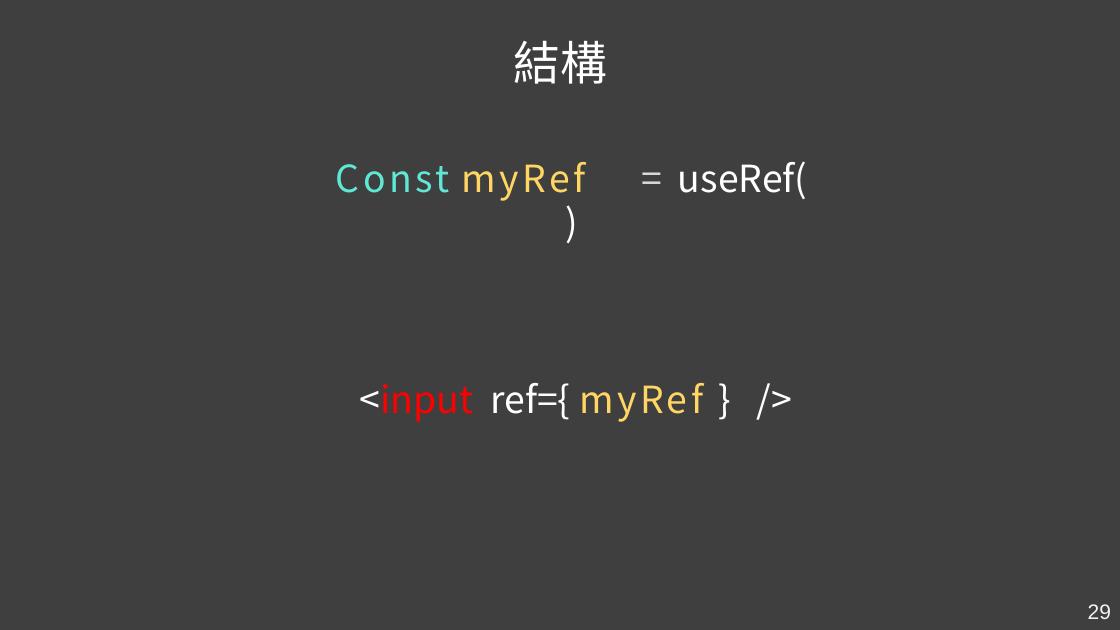
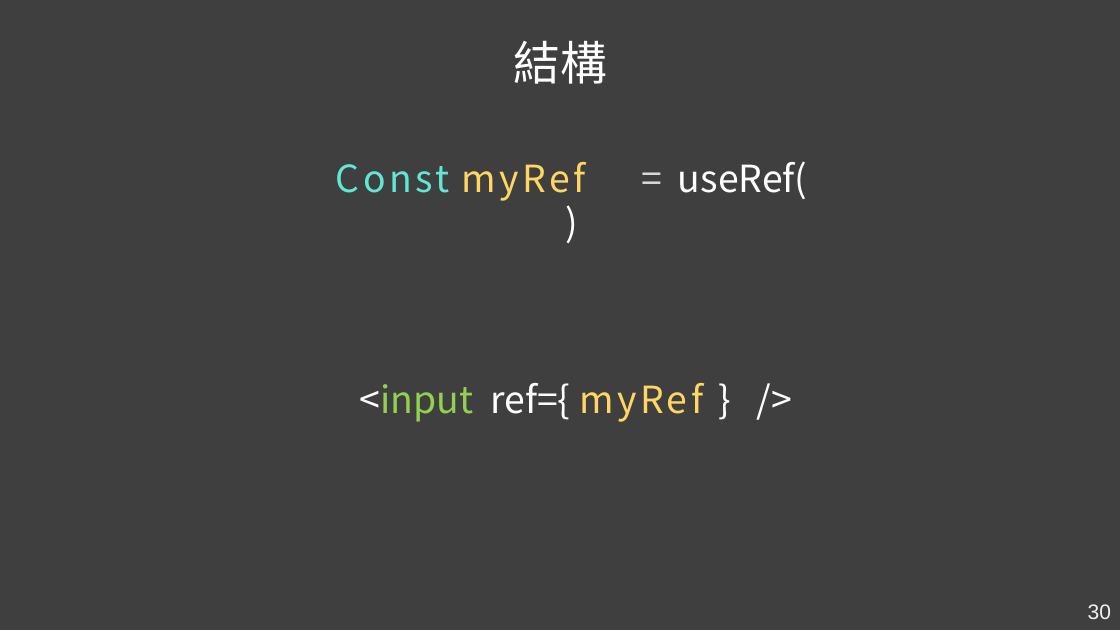
Before and after one commit to Kader-coder/React-Hooks, a slide deck: slide 30 of PPT/React Hooks &.pptx (slide 29 before the commit). Drawn at 1120x630 pixels with LibreOffice and Linux fonts; fonts in the diff are those of the drawing. Boxes give left, top, right and bottom in pixels: in the first picture for what was removed or moved away, otherwise in the second. Text is boxed around its words. In the diff, an @@ line names an element or a change of style, - is before the commit and + after.

```diff
--- a/PPT/React Hooks &.pptx
+++ b/PPT/React Hooks &.pptx
@@ text "<input ref={ myRef } />" at [360,383,703,422]: text colour #FF0000 to #92D050 in "<input" @@
@@ page number at [1088,604,1111,619]: text changed @@
-29
+30
```
Also in this commit, not shown: 9 other slides changed, 5 slides added, 4 slides removed, 5 other files.
